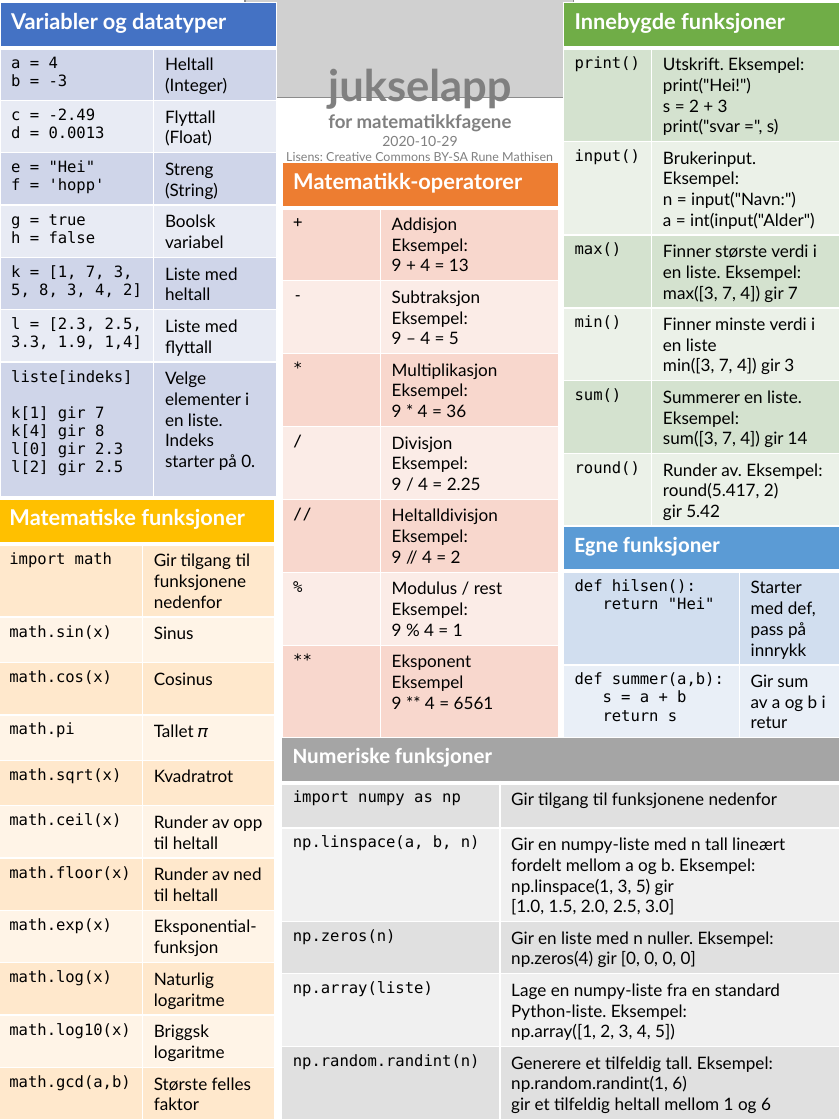
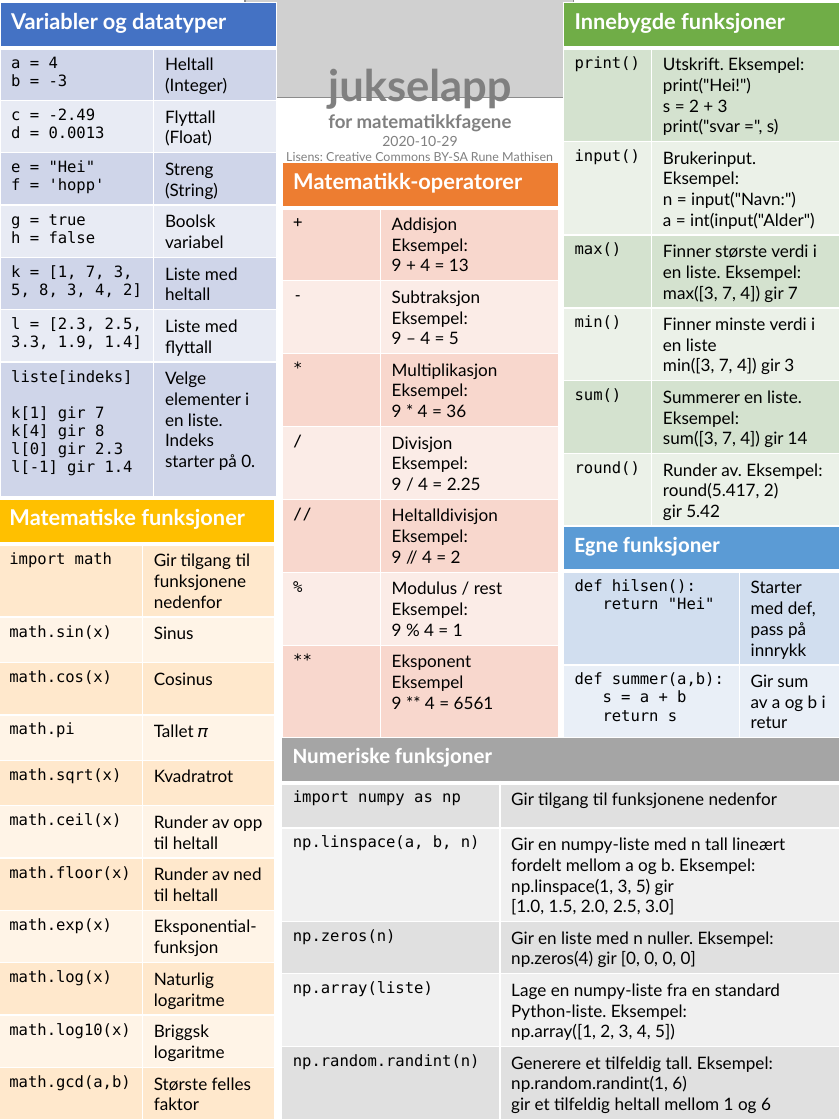
Before and after one commit to fagstoff/Skolekoden, a slide deck: slide 1 of Støttemateriell/python jukselapp for matte.pptx. Drawn at 840x1120 pixels with LibreOffice and Linux fonts; fonts in the diff are those of the drawing; grey boxes stand for pictures. Boxes give left, top, right and bottom in pixels: in the first picture for what was removed or moved away, otherwise in the second. Text is boxed around its words. In the diff, an @@ line names an element or a change of style, - is before the commit and + after.

Commit message:
Felretting og tillegg i flyttall-listeeksempel

```diff
--- a/Støttemateriell/python jukselapp for matte.pptx
+++ b/Støttemateriell/python jukselapp for matte.pptx
@@ table at <box>0,2,277,496</box> @@
-row 7, column 1: l = [2.3, 2.5, 3.3, 1.9, 1,4]
+row 7, column 1: l = [2.3, 2.5, 3.3, 1.9, 1.4]
-row 8, column 1: liste[indeks] / k[1] gir 7 / k[4] gir 8 / l[0] gir 2.3 / l[2] gir 2.5
+row 8, column 1: liste[indeks] / k[1] gir 7 / k[4] gir 8 / l[0] gir 2.3 / l[-1] gir 1.4
```
Also in this commit, not shown: 1 other file.
